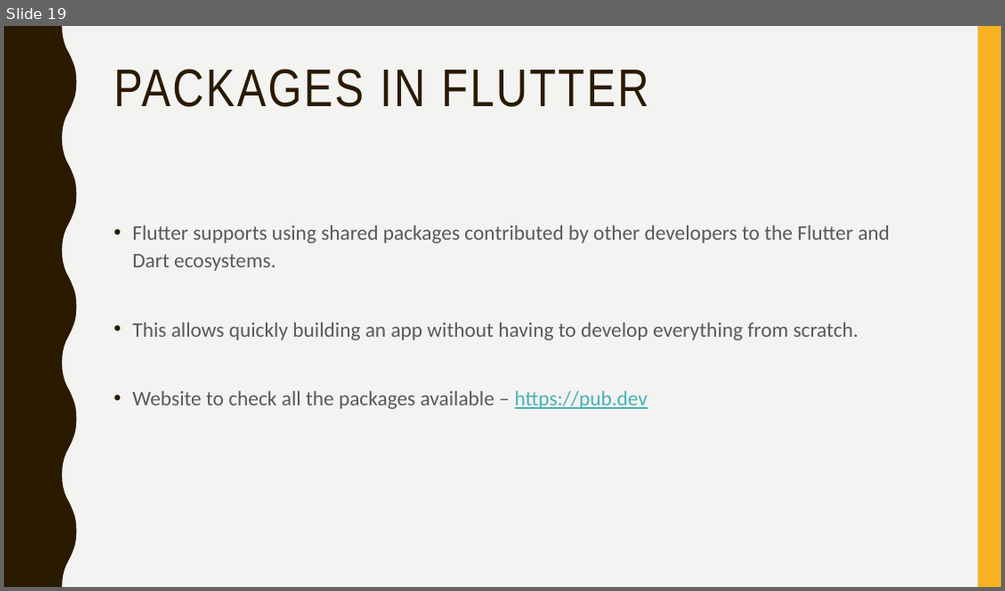
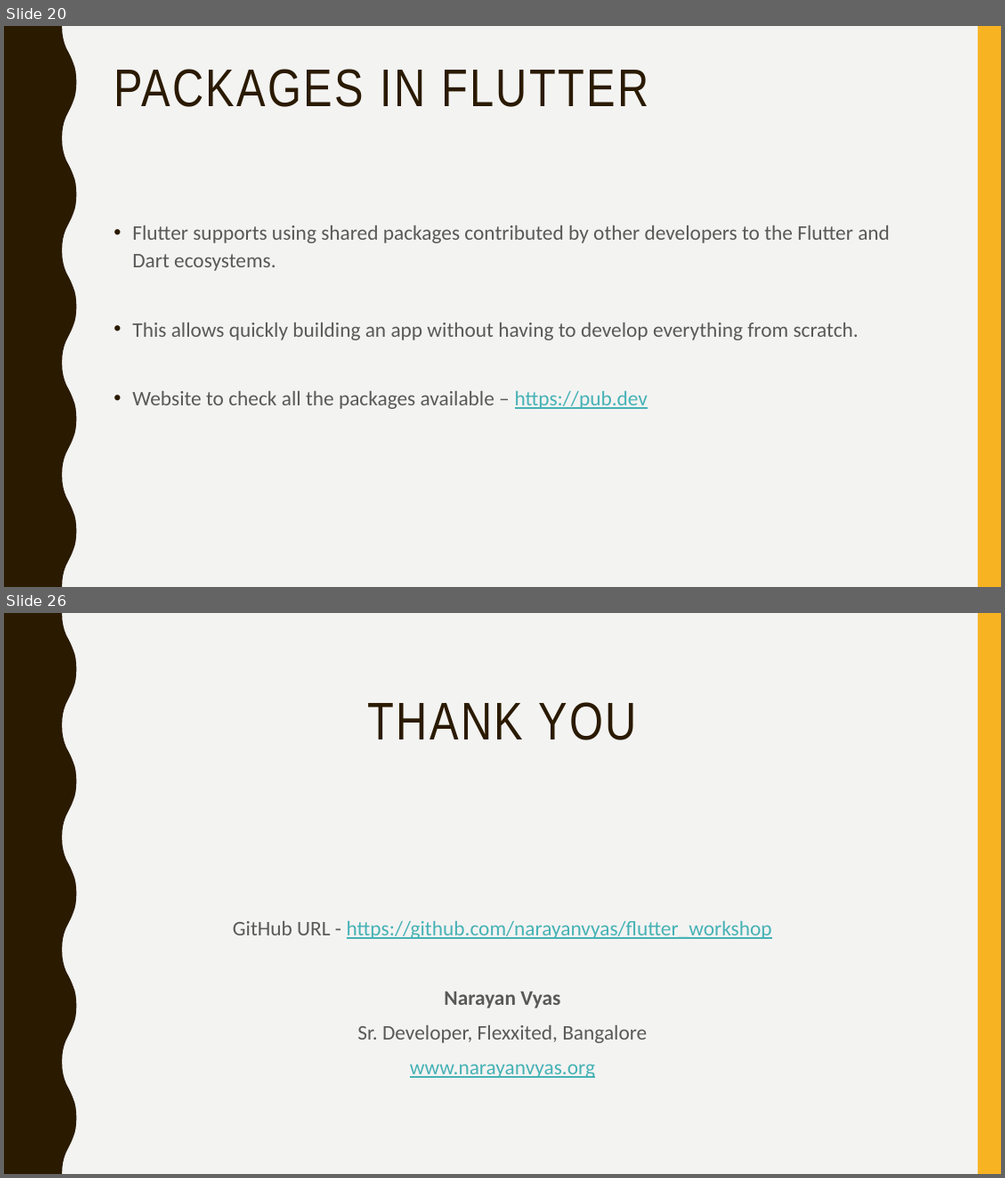
Before and after one commit to narayanvyas/flutter_workshop, a slide deck: Flutter Workshop.pptx. Shown one above the other, each under a label of ours: slide 19 before the commit, slides 20 and 26 after it; the slides between them are not shown. The pictures are 1005x591 and 1005x1178 pixels, drawn with LibreOffice and Linux fonts; fonts in the diff are those of the drawing. Boxes give left, top, right and bottom in pixels: in the first picture for what was removed or moved away, otherwise in the second. Text is boxed around its words. In the diff, an @@ line names an element or a change of style, - is before the commit and + after.

```diff
--- a/Flutter Workshop.pptx
+++ b/Flutter Workshop.pptx
@@ slide 26 added at box(4, 613, 1001, 1174), background #F3F3F2; not listed: 2 template elements that a slide beside it also shows @@
@@ title added at box(368, 702, 636, 740), 51 pt, text #2A1A00 @@
+THANK YOU
@@ text added at box(233, 921, 772, 1078), 20 pt, text #46B2B5, underline @@
+GitHub URL - https://github.com/narayanvyas/flutter_workshop
+Narayan Vyas
+Sr. Developer, Flexxited, Bangalore
+www.narayanvyas.org
@@ what was slide 19 is now slide 20 @@
```
Also in this commit, not shown: 6 other slides added, 1 other file.
